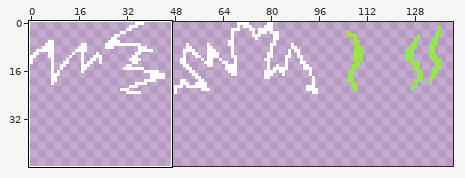
Two versions of one pixel-art file, assets/asesprite/particles.aseprite. Above, an overview of the earlier version with the close-up marked.
Close-up. As it was:
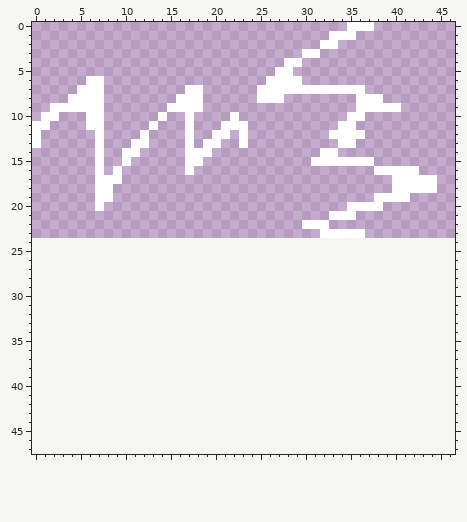
144x24 pixels, 1 frame. Shown: x 0..46, y 0..47. The old version is drawn lined up with the new one, on the new canvas. The wide view leaves out empty margins. The commit also changed other parts of the picture, which this record leaves out.
And afterwards:
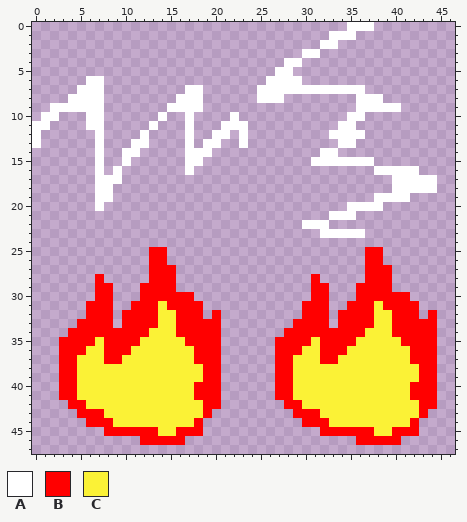
Palette (. is transparent): A #ffffff  B #ff0000  C #fbf236
What changed:
canvas 144x24 -> 168x48
There is now colour B in rows 25 to 26 at x 13 to 14 and 37 to 38; in row 27 at x 13 to 15 and 37 to 39; in row 28 at x 7, 13 to 15, 31 and 37 to 39; in row 29 at x 7 to 8, 12 to 15, 31 to 32 and 36 to 39; in row 30 at x 7 to 8, 12 to 17, 31 to 32 and 36 to 41; in row 31 at x 6 to 8, 11 to 13, 15 to 18, 30 to 32, 35 to 37 and 39 to 42.
There is now colour B in row 32 at x 6 to 8, 10 to 13, 16 to 18, 20, 30 to 32, 34 to 37, 40 to 42 and 44; in row 33 at x 5 to 8, 10 to 13, 16 to 20, 29 to 32, 34 to 37 and 40 to 44; in row 34 at x 4 to 12, 16 to 20, 28 to 36 and 40 to 44; in row 35 at x 3 to 6, 8 to 11, 17 to 20, 27 to 30, 32 to 35 and 41 to 44; in row 36 at x 3 to 5, 8 to 10, 18 to 20, 27 to 29, 32 to 34 and 42 to 44; in row 37 at x 3 to 4, 8 to 9, 18 to 20, 27 to 28, 32 to 33 and 42 to 44.
There is now colour B in rows 38 to 39 at x 3 to 4, 19 to 20, 27 to 28 and 43 to 44; in rows 40 to 41 at x 3 to 4, 18 to 20, 27 to 28 and 42 to 44; in row 42 at x 4 to 5, 19 to 20, 28 to 29 and 43 to 44; in row 43 at x 5 to 7, 19, 29 to 31 and 43; in row 44 at x 6 to 8, 18, 30 to 32 and 42; in row 45 at x 8 to 13, 16 to 18, 32 to 37 and 40 to 42.
There is now colour B in row 46 at x 12 to 16 and 36 to 40.
There is now colour C in row 31 at x 14 and 38; in rows 32 to 33 at x 14 to 15 and 38 to 39; in row 34 at x 13 to 15 and 37 to 39; in row 35 at x 7, 12 to 16, 31 and 36 to 40; in row 36 at x 6 to 7, 11 to 17, 30 to 31 and 35 to 41; in row 37 at x 5 to 7, 10 to 17, 29 to 31 and 34 to 41.
There is now colour C in rows 38 to 39 at x 5 to 18 and 29 to 42; in rows 40 to 41 at x 5 to 17 and 29 to 41; in row 42 at x 6 to 18 and 30 to 42; in row 43 at x 8 to 18 and 32 to 42; in row 44 at x 9 to 17 and 33 to 41; in row 45 at x 14 to 15 and 38 to 39.
Changed places in both close-ups, as pixel boxes (x1, y1, x2, y2):
added: (59, 247, 221, 445)
added: (275, 247, 437, 445)
